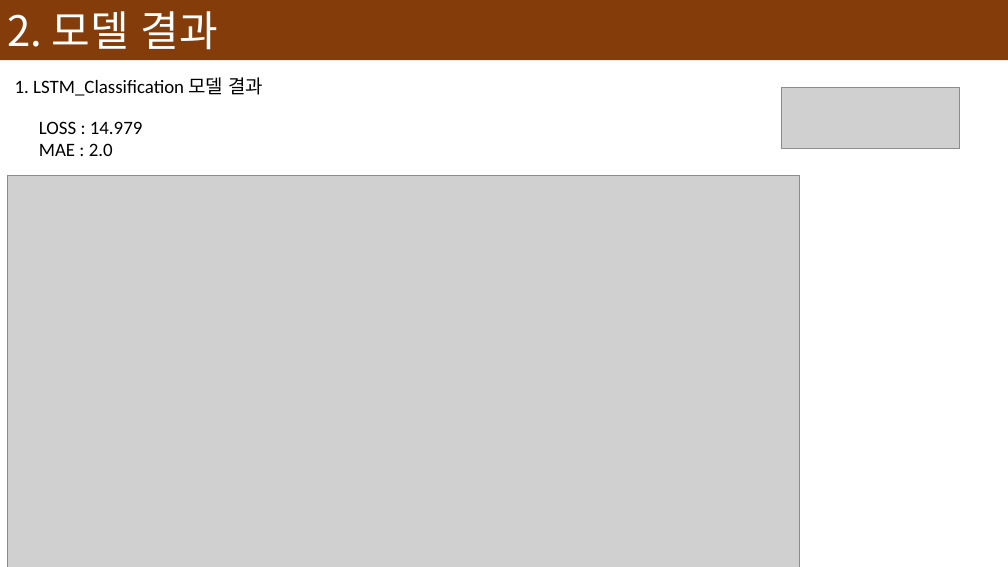
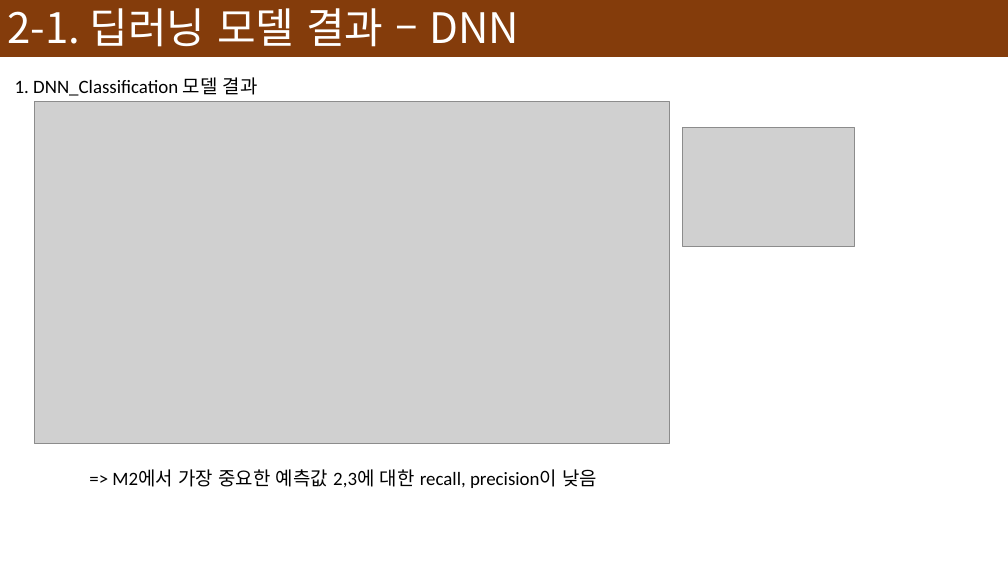
Before and after one commit to devna0111/FlowCast, a slide deck: slide 41 of presentation/Model 설명서.pptx (slide 40 before the commit). Drawn at 1008x567 pixels with LibreOffice and Linux fonts; fonts in the diff are those of the drawing; grey boxes stand for pictures. Boxes give left, top, right and bottom in pixels: in the first picture for what was removed or moved away, otherwise in the second. Text is boxed around its words. In the diff, an @@ line names an element or a change of style, - is before the commit and + after.

Commit message:
Presentation

```diff
--- a/presentation/Model 설명서.pptx
+++ b/presentation/Model 설명서.pptx
@@ text in rectangle at [7,8,519,47]: text changed @@
-2. 모델 결과
+2-1. 딥러닝 모델 결과 – DNN
@@ text at [15,77,258,96]: text changed @@
-1. LSTM_Classification 모델 결과
+1. DNN_Classification 모델 결과
@@ picture removed at [782,88,959,148] @@
@@ picture added at [34,101,669,444] @@
@@ text removed at [39,121,143,156] @@
-LOSS : 14.979
-MAE : 2.0
@@ picture added at [683,127,854,247] @@
@@ picture removed at [8,175,800,567] @@
@@ text added at [112,469,597,488], 18 pt, text #000000 @@
+=> M2에서 가장 중요한 예측값 2,3에 대한 recall, precision이 낮음
```
Also in this commit, not shown: 6 other slides changed, 12 slides added, 1 slide removed, 1 other file.
